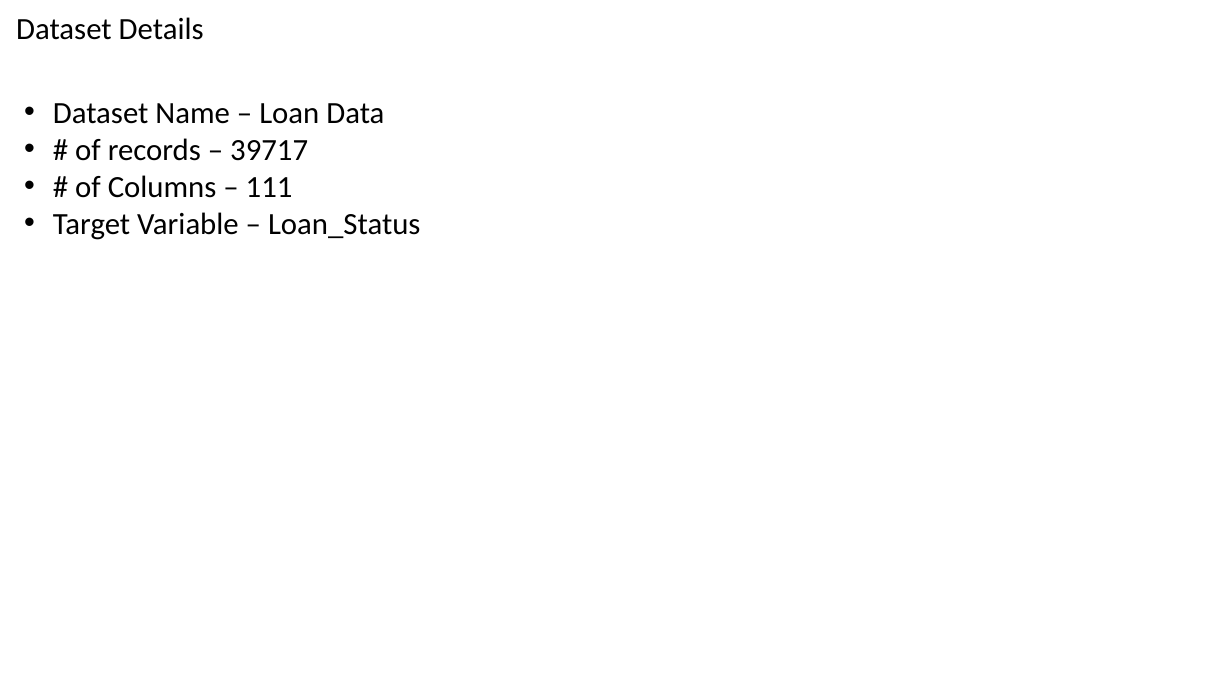
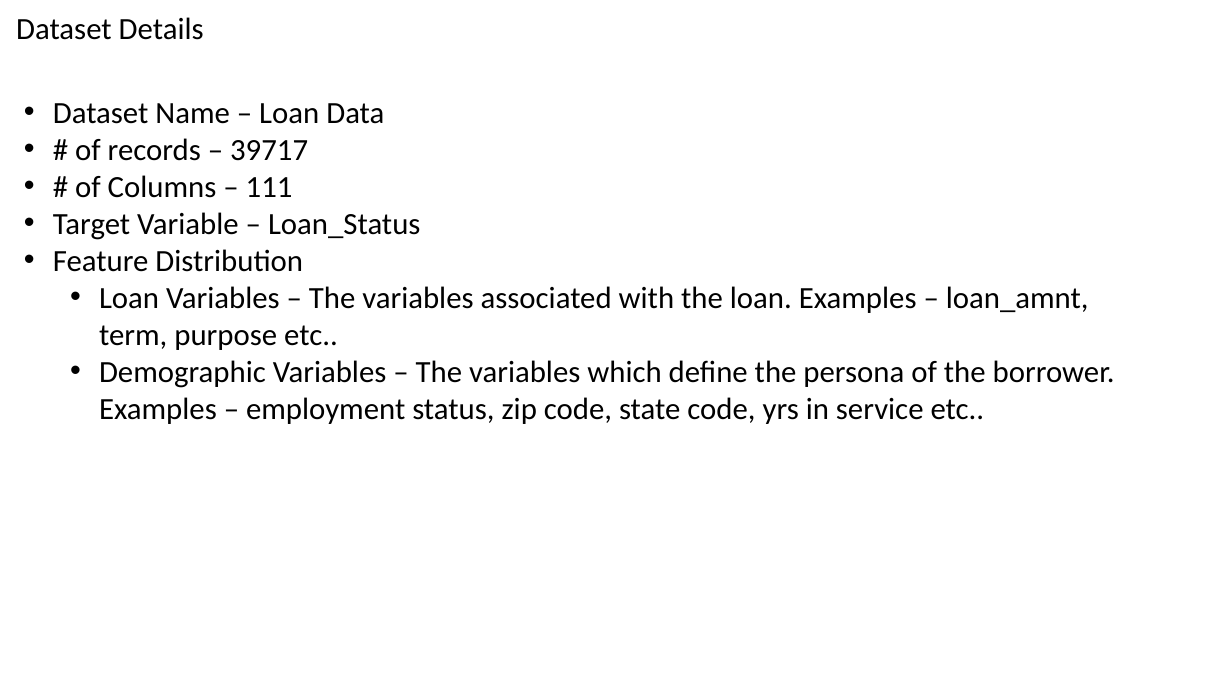
Before and after one commit to kunwar162/Lending-use-case, a slide deck: slide 2 of Lending Case Study.pptx. Drawn at 1232x693 pixels with LibreOffice and Linux fonts; fonts in the diff are those of the drawing. Boxes give left, top, right and bottom in pixels: in the first picture for what was removed or moved away, otherwise in the second. Text is boxed around its words. In the diff, an @@ line names an element or a change of style, - is before the commit and + after.

```diff
--- a/Lending Case Study.pptx
+++ b/Lending Case Study.pptx
@@ text at (53, 249, 1115, 424): paragraphs added @@
+• Feature Distribution
+  • Loan Variables – The variables associated with the loan. Examples – loan_amnt, term, purpose etc..
+  • Demographic Variables – The variables which define the persona of the borrower. Examples – employment status, zip code, state code, yrs in service etc..
```
Also in this commit, not shown: 1 other slide changed.
